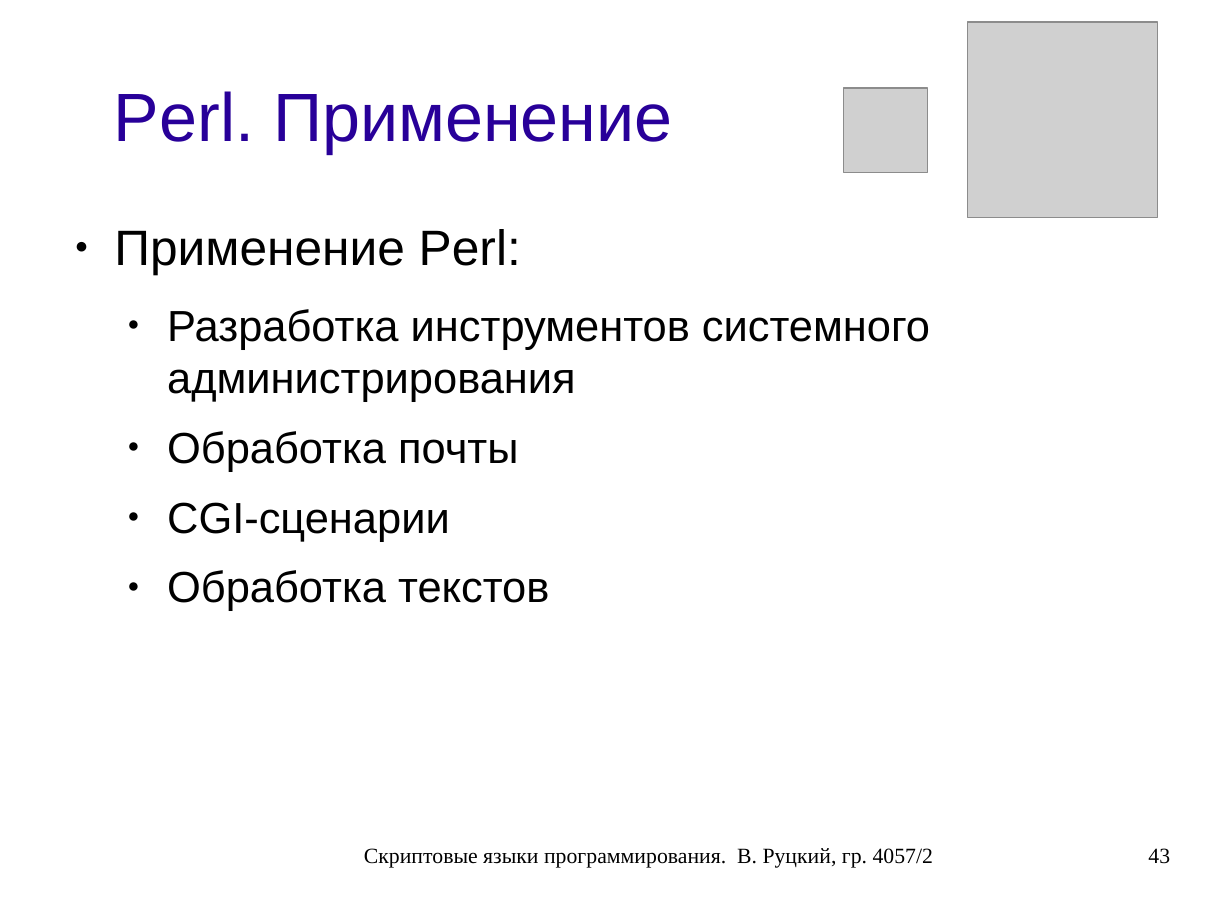
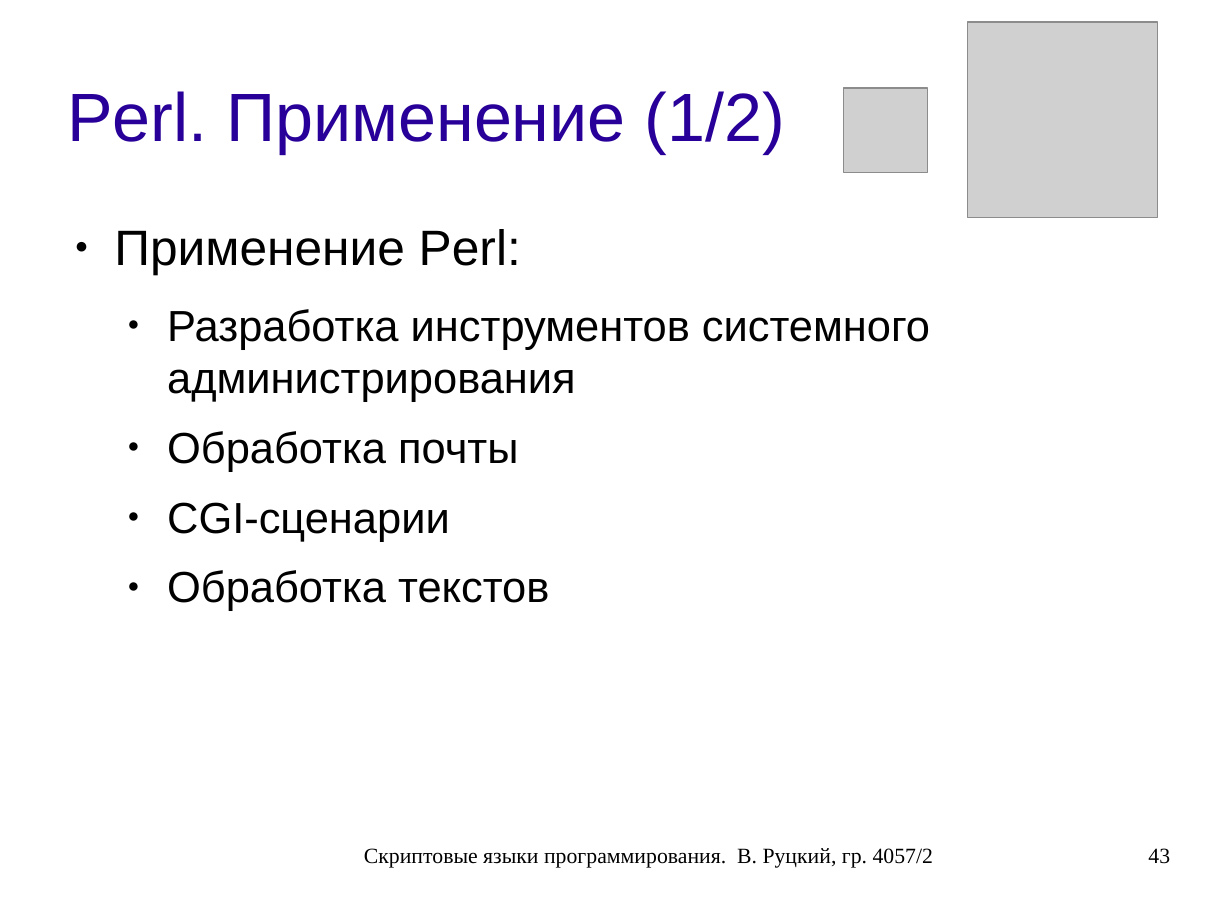
Before and after one commit to rutsky/semester07, a slide deck: slide 43 of Operation_systems/scripting_languages/40572_Rutsky_Scripting_languages.odp. Drawn at 1232x924 pixels with LibreOffice and Linux fonts; fonts in the diff are those of the drawing; grey boxes stand for pictures. Boxes give left, top, right and bottom in pixels: in the first picture for what was removed or moved away, otherwise in the second. Text is boxed around its words. In the diff, an @@ line names an element or a change of style, - is before the commit and + after.

```diff
--- a/Operation_systems/scripting_languages/40572_Rutsky_Scripting_languages.odp
+++ b/Operation_systems/scripting_languages/40572_Rutsky_Scripting_languages.odp
@@ title at (67, 91, 785, 153): text changed @@
-Perl. Применение
+Perl. Применение (1/2)
```
Also in this commit, not shown: 2 other slides changed, 7 slides added, 3 other files.
